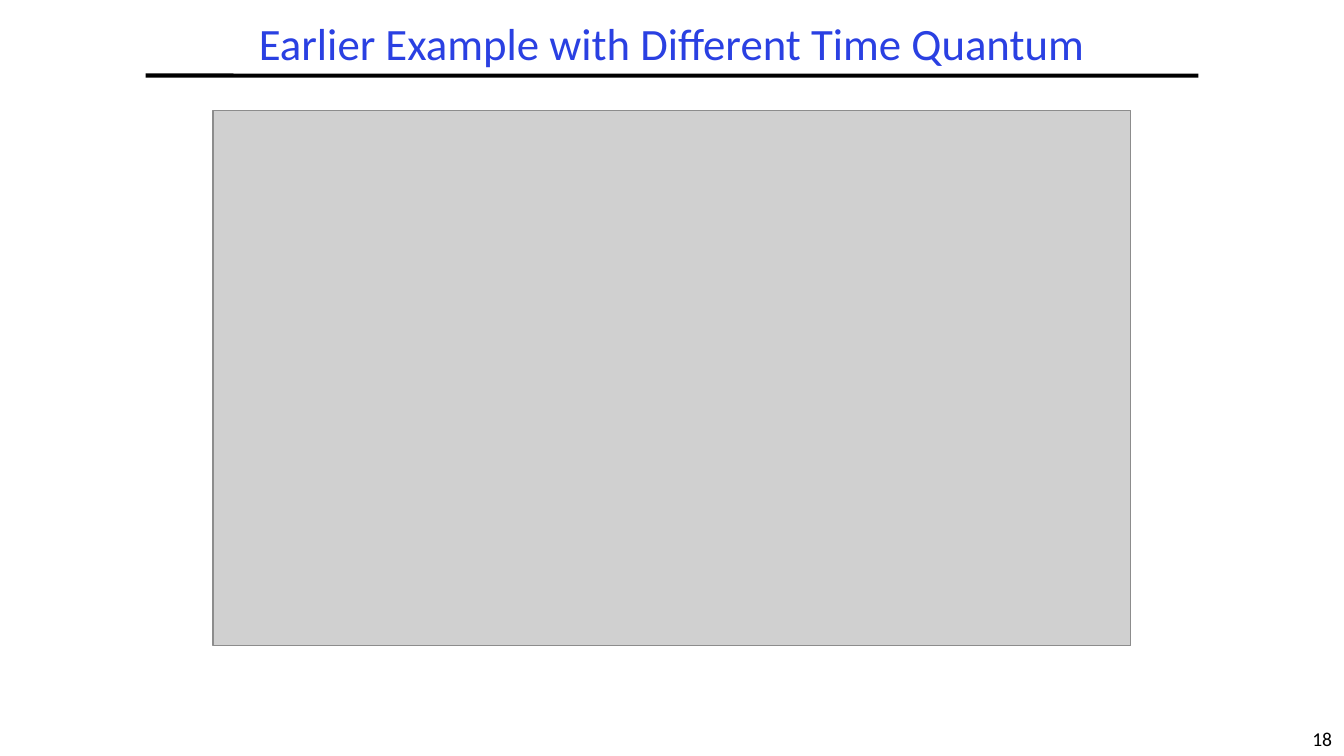
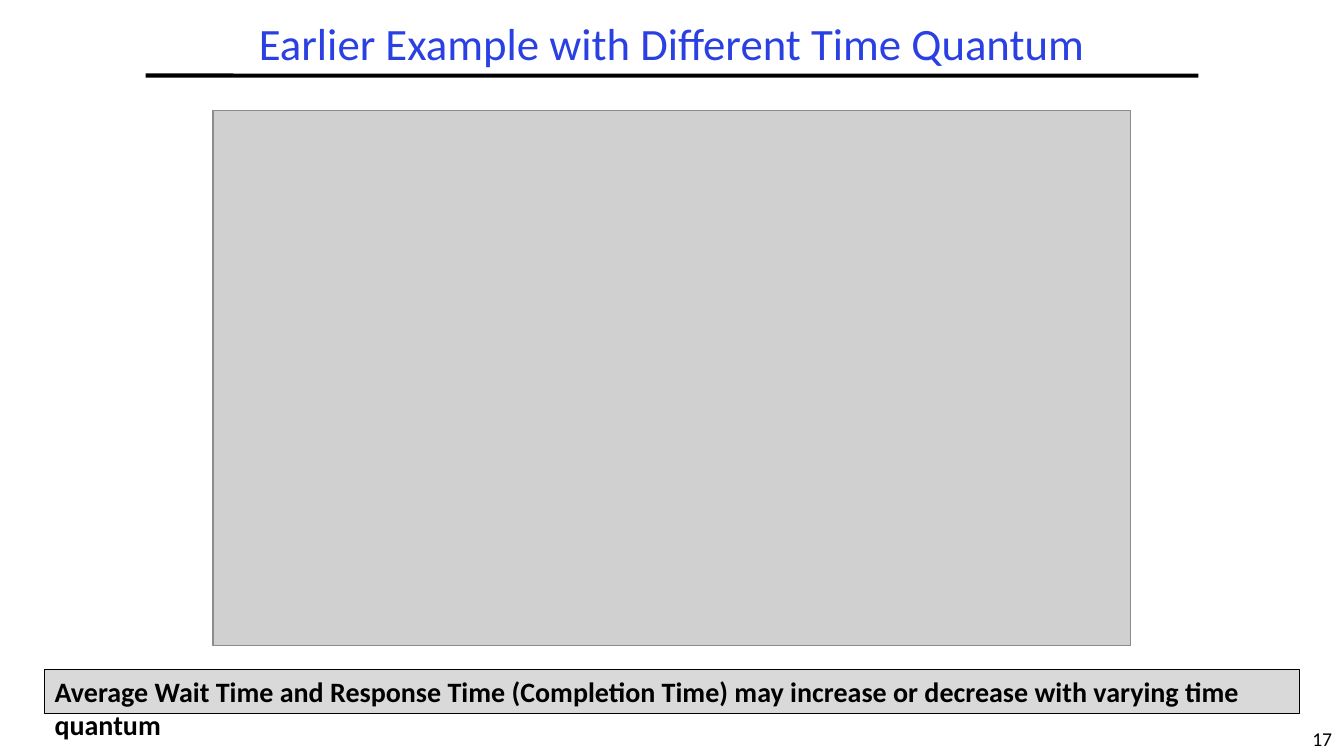
Before and after one commit to guhofstra/CSC256Fa25, a slide deck: slide 17 of PPTs/L5-Scheduling.pptx (slide 18 before the commit). Drawn at 1344x756 pixels with LibreOffice and Linux fonts; fonts in the diff are those of the drawing; grey boxes stand for pictures. Boxes give left, top, right and bottom in pixels: in the first picture for what was removed or moved away, otherwise in the second. Text is boxed around its words. In the diff, an @@ line names an element or a change of style, - is before the commit and + after.

```diff
--- a/PPTs/L5-Scheduling.pptx
+++ b/PPTs/L5-Scheduling.pptx
@@ rectangle added at (x1=44, y1=669, x2=1300, y2=714), fill #D9D9D9, outline #000000 1 pt, 20 pt, text #000000, bold @@
+Average Wait Time and Response Time (Completion Time) may increase or decrease with varying time quantum
@@ page number at (x1=1312, y1=733, x2=1332, y2=746): text changed @@
-18
+17
```
Also in this commit, not shown: 15 other slides changed, 1 slide added, 1 slide removed, 2 other files.
